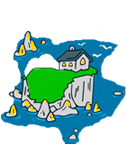
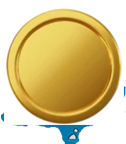
Two versions of the same layered image (126×144). Layer-by-layer changes:
added layer "Camada 5" above "Rock Island" over [4, 8, 124, 125]
